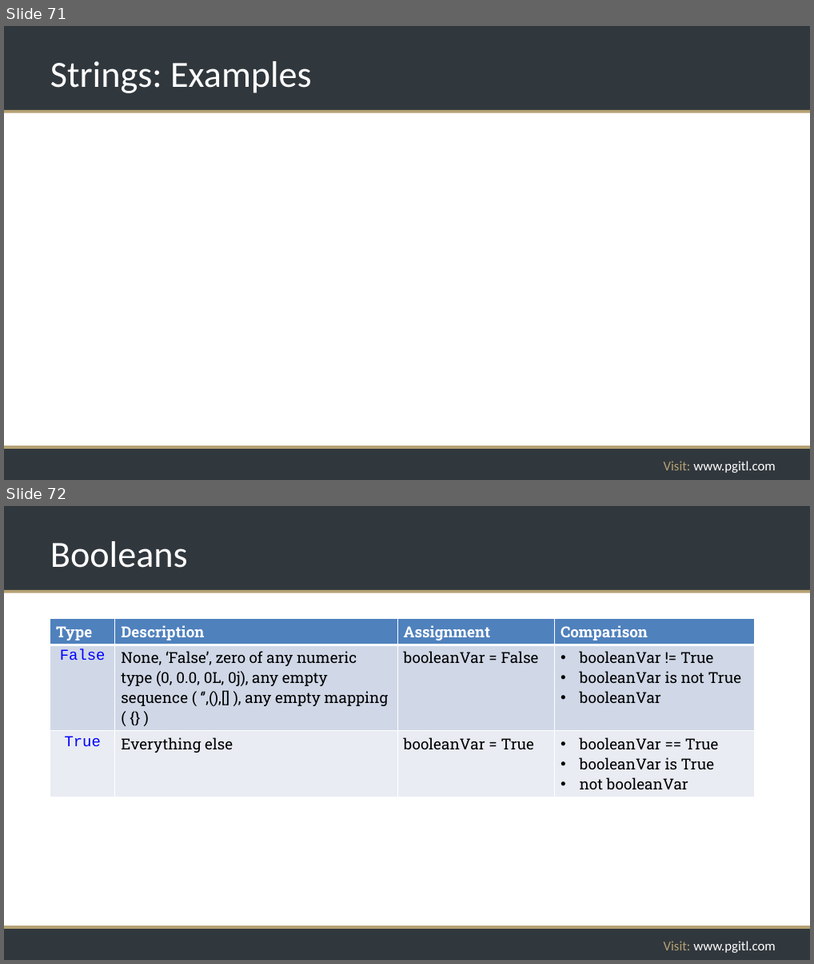
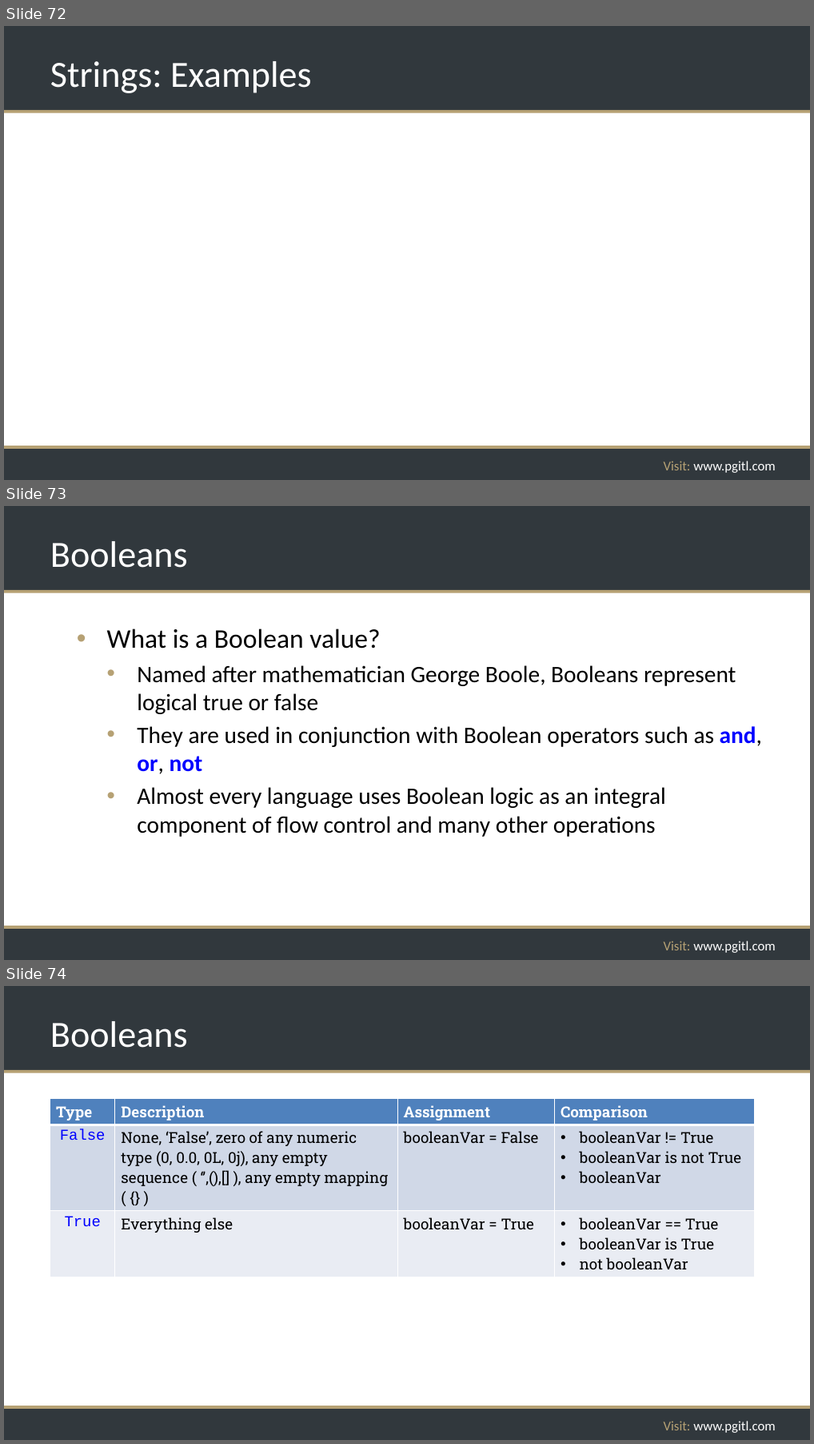
Before and after one commit to rikkouri/project-a, a slide deck: Programming Foundations.pptx. Shown one above the other, each under a label of ours: slides 71 and 72 before the commit, slides 72, 73 and 74 after it. The pictures are 814x964 and 814x1444 pixels, drawn with LibreOffice and Linux fonts; fonts in the diff are those of the drawing; background and template pictures are left out. Boxes give left, top, right and bottom in pixels: in the first picture for what was removed or moved away, otherwise in the second. Text is boxed around its words. In the diff, an @@ line names an element or a change of style, - is before the commit and + after.

```diff
--- a/Programming Foundations.pptx
+++ b/Programming Foundations.pptx
@@ slide 73 added at [4, 506, 810, 960], background #FFFFFF; not listed: 5 template elements that a slide beside it also shows @@
@@ title added at [50, 541, 188, 568], 44 pt, text #FFFFFF @@
+Booleans
@@ text added at [107, 628, 762, 836], 28 pt, text #000000 @@
+• What is a Boolean value?
+  • Named after mathematician George Boole, Booleans represent logical true or false
+  • They are used in conjunction with Boolean operators such as and, or, not
+  • Almost every language uses Boolean logic as an integral component of flow control and many other operations
@@ what was slide 71 is now slide 72 @@
@@ what was slide 72 is now slide 74 @@
```
Also in this commit, not shown: 5 slides changed, 1 other slide added.
